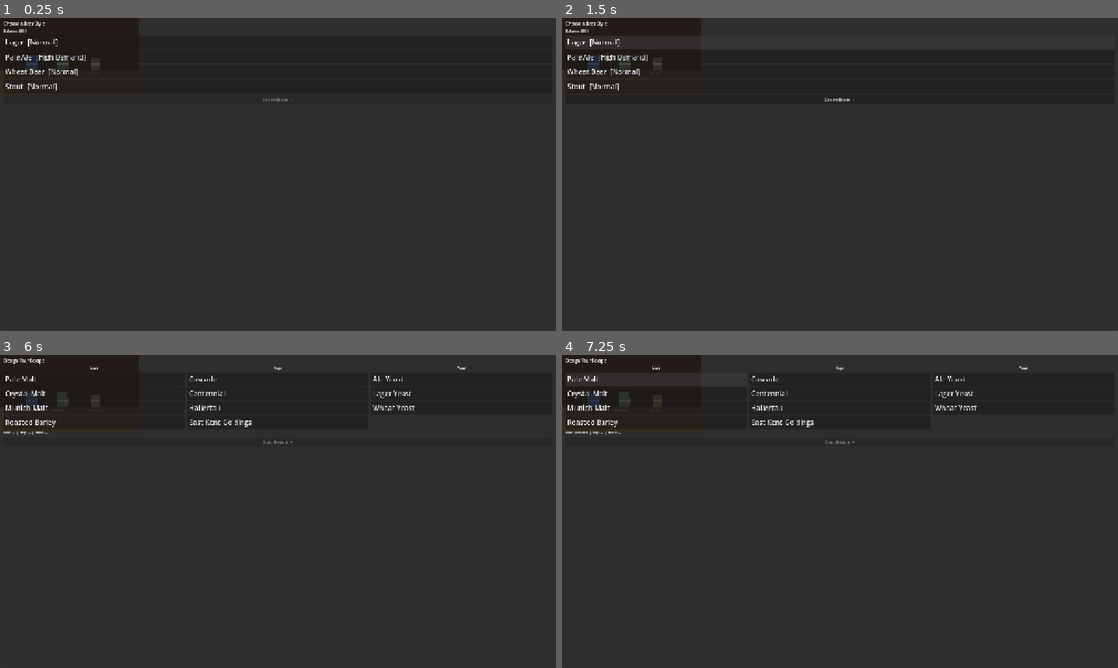
Above: before the commit, frames 1-4 (two rows, left to right).
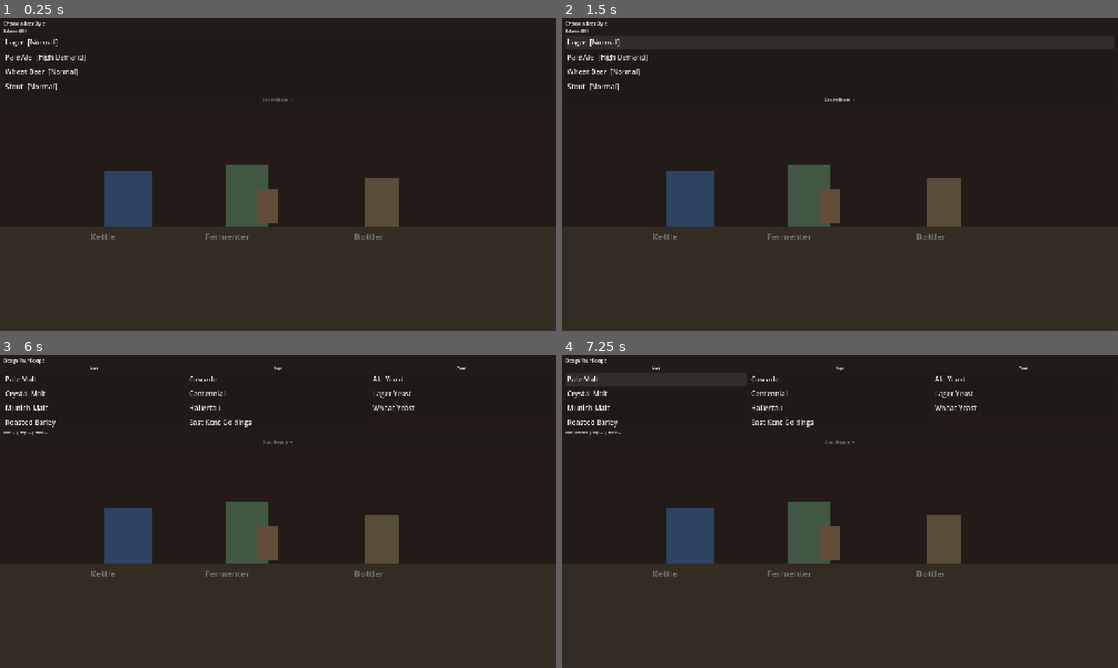
Above: after the commit, the same moments.

Repository: gregario/beerbrew-tycoon
Game: Godot game, scene res://scenes/Game.tscn
Two runs of this game, one before a commit and one after it. Both use one fixed random seed, a clock stepped at 60 frames per second and the inputs below.
Inputs:
- Up to frame 1 (0.25 s): no input
- Up to frame 2 (1.5 s): click "Lager [Normal]" at 0.5 s; click "Lager [Normal]" at 1.25 s
- Up to frame 3 (6 s): click "Wheat Beer [Normal]" at 2 s; click "Wheat Beer [Normal]" at 2.75 s; click "Stout [Normal]" at 3.5 s; click "Stout [Normal]" at 4.25 s; click "Pale Ale [High Demand]" at 5 s; click "Design Recipe →" at 5.75 s
- Up to frame 4 (7.25 s): click "Pale Malt" at 6.5 s

The runs differ from the first frame. In frame 1, 4.5% of the frame differs, in the area x 4-100%, y 0-71%; in frame 2, 4.5%; in frame 3, 4.5%; in frame 4, 4.5%.

Commit message:
feat: scale BreweryScene to 1280x720
Co-Authored-By: Claude Opus 4.6 <noreply@anthropic.com>

Diff:
--- a/src/scenes/BreweryScene.tscn
+++ b/src/scenes/BreweryScene.tscn
@@ -7,49 +7,49 @@
 
 [node name="Background" type="ColorRect" parent="."]
 color = Color(0.18, 0.12, 0.08, 1)
-size = Vector2(320, 180)
+size = Vector2(1280, 720)
 position = Vector2(0, 0)
 
 [node name="Floor" type="ColorRect" parent="."]
 color = Color(0.35, 0.28, 0.18, 1)
-size = Vector2(320, 60)
-position = Vector2(0, 120)
+size = Vector2(1280, 240)
+position = Vector2(0, 480)
 
 [node name="Stations" type="Node2D" parent="."]
 
 [node name="Kettle" type="ColorRect" parent="Stations"]
 color = Color(0.6, 0.6, 0.7, 1)
-size = Vector2(28, 32)
-position = Vector2(60, 88)
+size = Vector2(112, 128)
+position = Vector2(240, 352)
 
 [node name="KettleLabel" type="Label" parent="Stations"]
 text = "Kettle"
-position = Vector2(52, 122)
-theme_override_font_sizes/font_size = 6
+position = Vector2(208, 488)
+theme_override_font_sizes/font_size = 20
 
 [node name="Fermenter" type="ColorRect" parent="Stations"]
 color = Color(0.5, 0.7, 0.5, 1)
-size = Vector2(24, 36)
-position = Vector2(130, 84)
+size = Vector2(96, 144)
+position = Vector2(520, 336)
 
 [node name="FermenterLabel" type="Label" parent="Stations"]
 text = "Fermenter"
-position = Vector2(118, 122)
-theme_override_font_sizes/font_size = 6
+position = Vector2(472, 488)
+theme_override_font_sizes/font_size = 20
 
 [node name="Bottler" type="ColorRect" parent="Stations"]
 color = Color(0.7, 0.6, 0.4, 1)
-size = Vector2(20, 28)
-position = Vector2(210, 92)
+size = Vector2(80, 112)
+position = Vector2(840, 368)
 
 [node name="BottlerLabel" type="Label" parent="Stations"]
 text = "Bottler"
-position = Vector2(204, 122)
-theme_override_font_sizes/font_size = 6
+position = Vector2(816, 488)
+theme_override_font_sizes/font_size = 20
 
 [node name="Character" type="ColorRect" parent="."]
 color = Color(0.8, 0.6, 0.4, 1)
-size = Vector2(12, 20)
-position = Vector2(148, 98)
+size = Vector2(48, 80)
+position = Vector2(592, 392)
 
 [node name="BrewAnimation" type="AnimationPlayer" parent="."]
